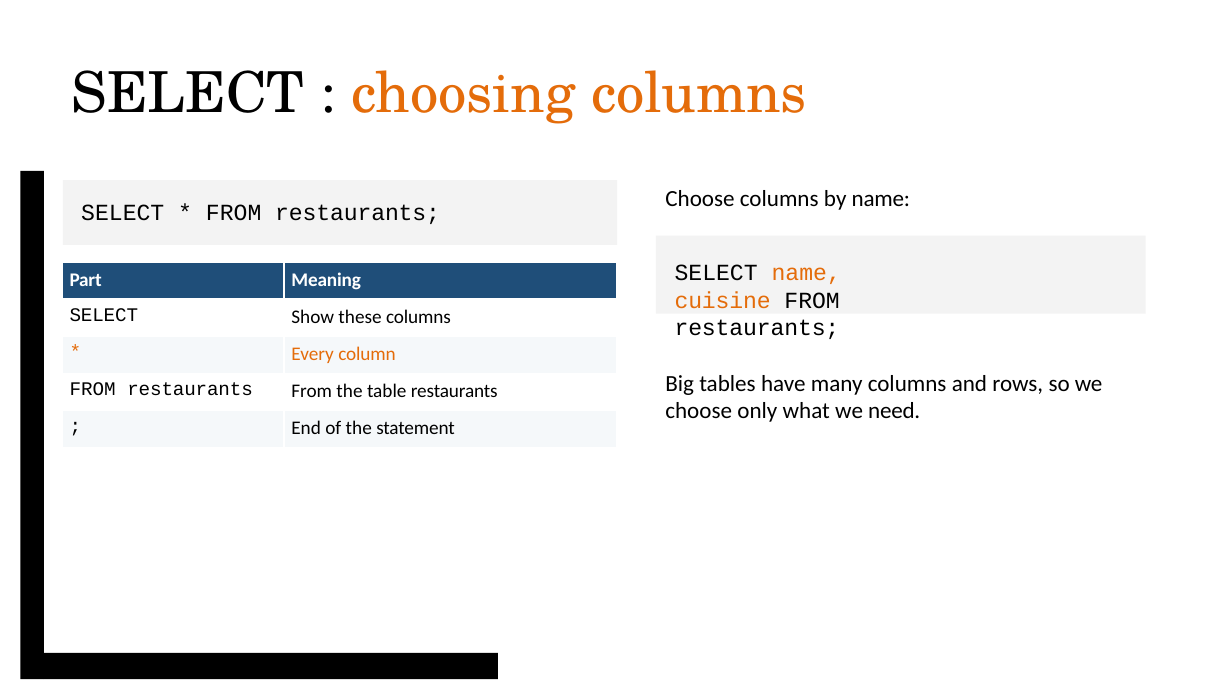
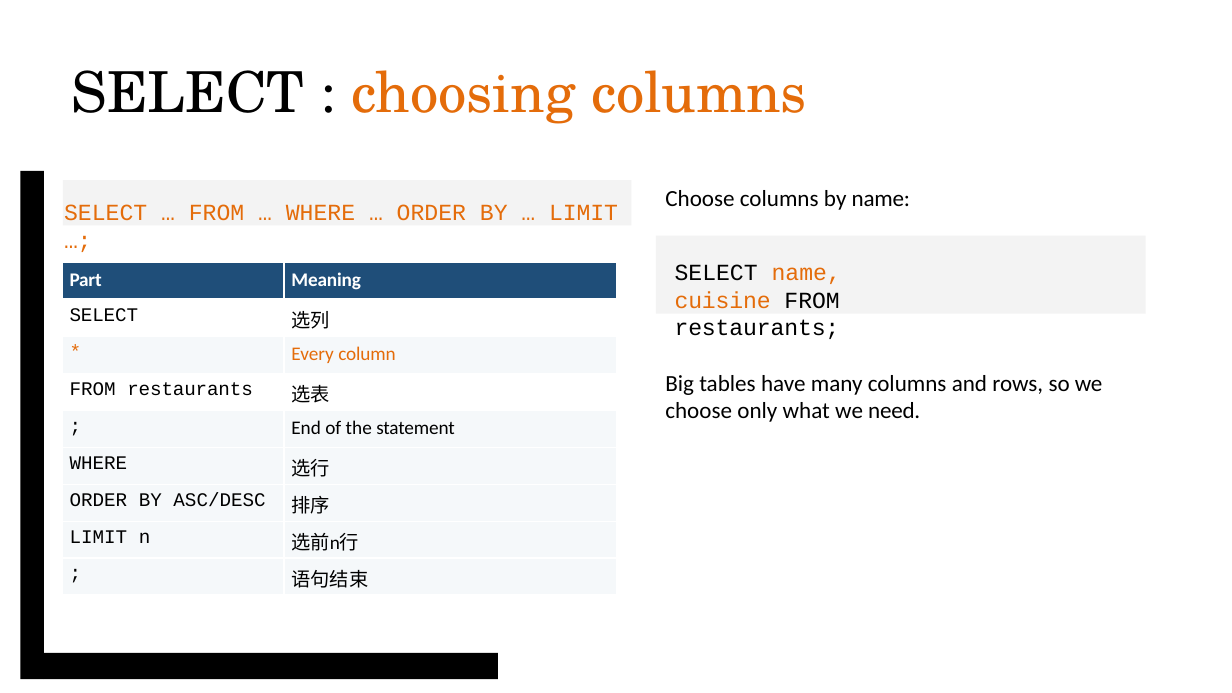
Before and after one commit to vcboy1/Leeds, a slide deck: slide 23 of 26fall/1850/Note/w1.9_s1_sql_select.pptx. Drawn at 1232x693 pixels with LibreOffice and Linux fonts; fonts in the diff are those of the drawing; background and template pictures are left out. Boxes give left, top, right and bottom in pixels: in the first picture for what was removed or moved away, otherwise in the second. Text is boxed around its words. In the diff, an @@ line names an element or a change of style, - is before the commit and + after.

```diff
--- a/26fall/1850/Note/w1.9_s1_sql_select.pptx
+++ b/26fall/1850/Note/w1.9_s1_sql_select.pptx
@@ rectangle "SELECT … FROM … WHERE ...": place and size @@
-rectangle "SELECT … FROM … WHERE ..." at (63, 180, 617, 245)
+rectangle "SELECT … FROM … WHERE ..." at (63, 180, 631, 226)
@@ text in rectangle at (64, 204, 618, 221): text changed; text colour #000000 to #E46C0A @@
-SELECT * FROM restaurants;
+SELECT … FROM … WHERE … ORDER BY … LIMIT …;
@@ table at (62, 262, 616, 595) @@
-row 2, column 2: Show these columns
+row 2, column 2: 选列
-row 4, column 2: From the table restaurants
+row 4, column 2: 选表
+row 6: WHERE | 选行
+row 7: ORDER BY ASC/DESC | 排序
+row 8: LIMIT n | 选前n行
+row 9: ; | 语句结束
```
Also in this commit, not shown: 6 other slides changed, 6 other files.
